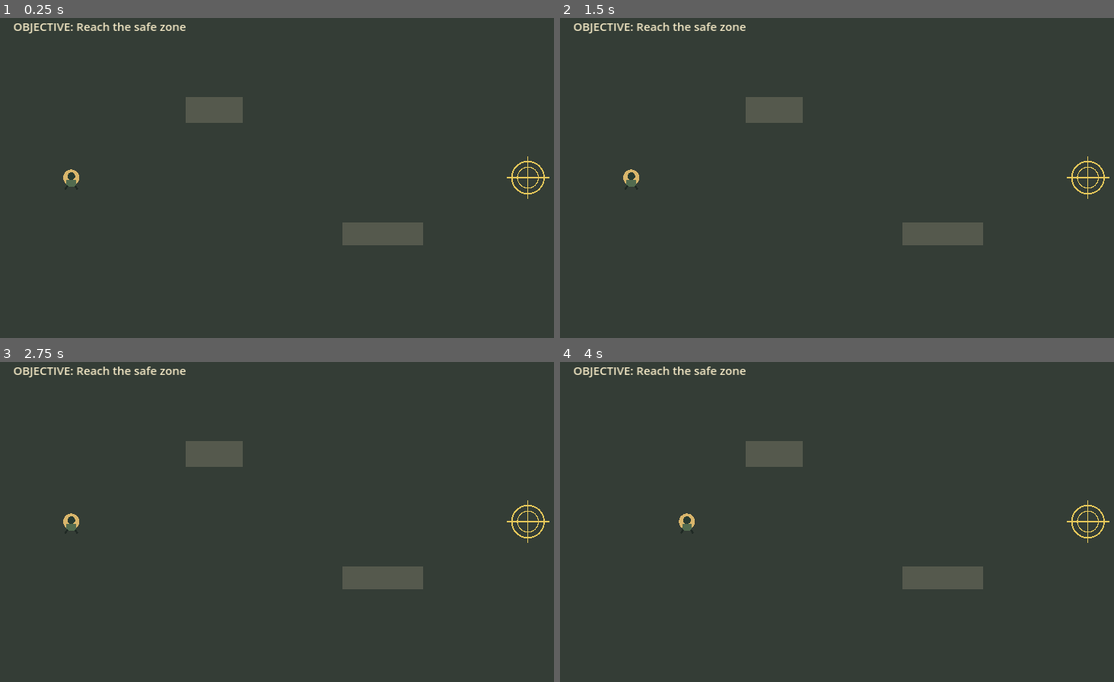
Above: before the commit, frames 1-4 (two rows, left to right).
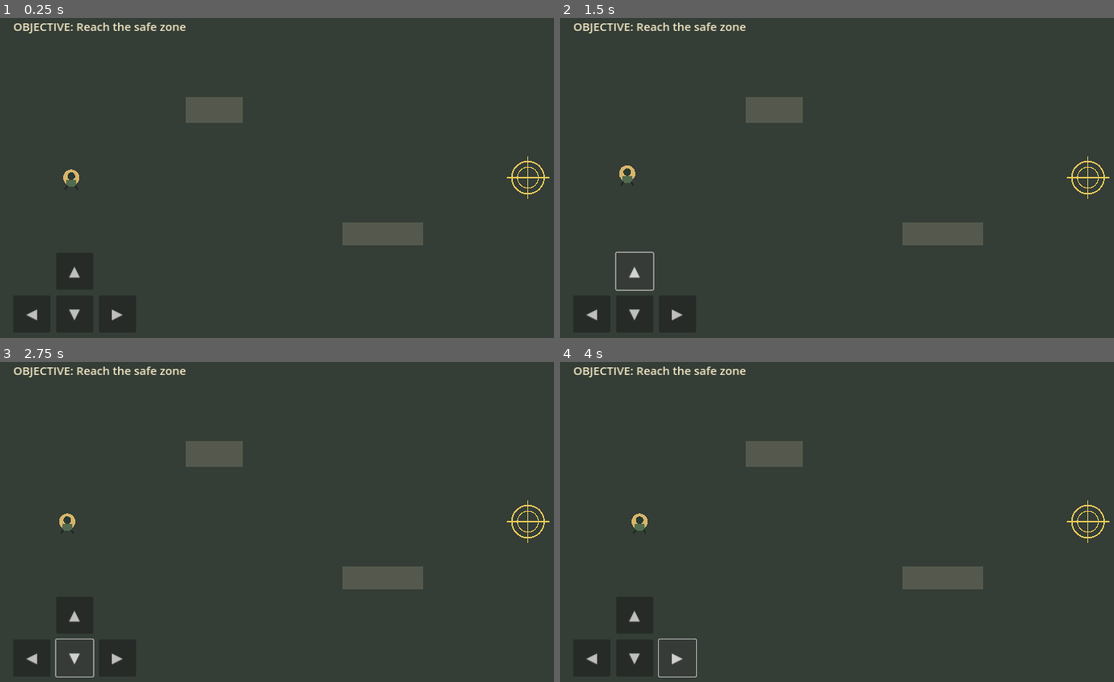
Above: after the commit, the same moments.

Repository: se01mb-spec/frontline-game
Game: Godot game, scene res://scenes/main.tscn
The game is run twice, just before and just after one commit, with the same random seed, the same clock (stepped at 60 frames per second) and the same inputs.
Inputs (mouse positions are in pixels of both pictures, inside the frame that each line leads up to):
- Up to frame 1 (0.25 s): no input
- Up to frame 2 (1.5 s): click (593, 312) at 0.5 s, where only the run after the commit has a clickable "◀"; click (632, 270) at 1.25 s, where only the run after the commit has a clickable "▲"
- Up to frame 3 (2.75 s): click (72, 656) at 2 s, where only the run after the commit has a clickable "▼"
- Up to frame 4 (4 s): click (676, 656) at 2.75 s, where only the run after the commit has a clickable "▶"; tap Enter at 3.5 s; hold D (move_right) from 3.53 s (still down)

The runs differ from the first frame. In frame 1, 0.2% of the frame differs, in the area x 4-23%, y 77-95%; in frame 2, 0.4%, in the area x 4-23%, y 46-95%; in frame 3, 0.4%; in frame 4, 0.4%.

Commit message:
Add touch D-pad for Android prototype

Diff:
--- a/scripts/main.gd
+++ b/scripts/main.gd
@@ -18,6 +18,7 @@
 	objective_label.add_theme_color_override("font_color", Color("f3e8c5"))
 	objective_label.text = "OBJECTIVE: Reach the safe zone"
 	add_child(objective_label)
+	_create_touch_controls()
 	queue_redraw()
 
 func _setup_test_input() -> void:
@@ -37,6 +38,28 @@
 	event.physical_keycode = key_code
 	if not InputMap.action_has_event(action_name, event):
 		InputMap.action_add_event(action_name, event)
+
+func _create_touch_controls() -> void:
+	var layer := CanvasLayer.new()
+	layer.name = "TouchControls"
+	add_child(layer)
+	_create_direction_button(layer, "◀", "move_left", Vector2(28, -112))
+	_create_direction_button(layer, "▲", "move_up", Vector2(118, -202))
+	_create_direction_button(layer, "▼", "move_down", Vector2(118, -112))
+	_create_direction_button(layer, "▶", "move_right", Vector2(208, -112))
+
+func _create_direction_button(parent: CanvasLayer, caption: String, action_name: String, button_position: Vector2) -> void:
+	var button := Button.new()
+	button.text = caption
+	button.custom_minimum_size = Vector2(78, 78)
+	button.size = Vector2(78, 78)
+	button.position = button_position
+	button.set_anchors_preset(Control.PRESET_BOTTOM_LEFT)
+	button.add_theme_font_size_override("font_size", 30)
+	button.modulate = Color(1.0, 1.0, 1.0, 0.82)
+	button.button_down.connect(func(): Input.action_press(action_name))
+	button.button_up.connect(func(): Input.action_release(action_name))
+	parent.add_child(button)
 
 func _process(_delta: float) -> void:
 	if player == null or objective_reached:
